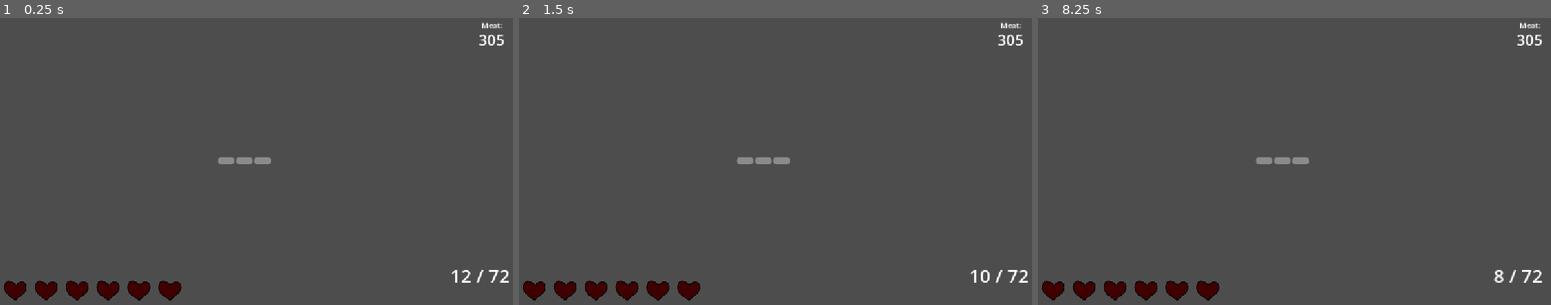
Above: before the commit, frames 1-3 (left to right).
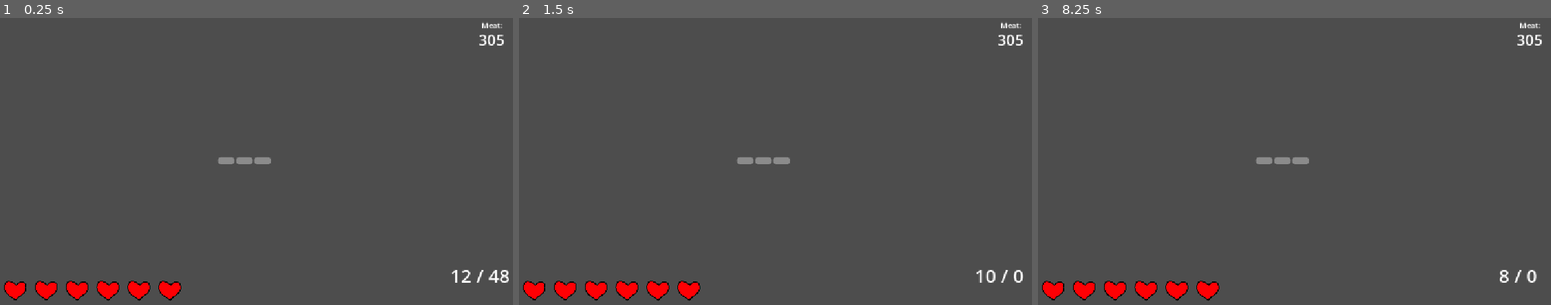
Above: after the commit, the same moments.

Repository: gmuGADIG/DEADSHOT
Game: Godot game, scene res://test_scenes/enemies/wilder_combat.tscn
The game is run twice, just before and just after one commit, with the same random seed, the same clock (stepped at 60 frames per second) and the same inputs. This scene is started directly instead of the project's main scene. The engine's default icon, where the game draws it, is replaced by a stand-in: a white triangle on a blue panel in a dark square. Sound files missing from this copy of the repository are replaced by a short silence.
Inputs (mouse positions are in pixels of both pictures, inside the frame that each line leads up to):
- Up to frame 1 (0.25 s): no input
- Up to frame 2 (1.5 s): tap Enter at 0.5 s; move the mouse to (898, 144) at 0.52 s; press the mouse at (898, 144) at 0.53 s; hold D (move_right) 0.53-1.28 s; tap Space (roll) at 1.25 s; move the mouse to (672, 175) at 1.27 s; release the mouse at (672, 175) at 1.28 s; hold S (move_down) from 1.28 s (still down); tap E (interact) at 1.35 s
- Up to frame 3 (8.25 s): tap Enter at 2, 3.5 s; move the mouse to (1356, 92) at 2.02 s; release S (move_down) at 2.03 s; hold D (move_right) 2.03-2.78 s; hold Shift (quick_purchase) 2.03-2.78 s; tap Space (roll) at 2.75, 2.85, 4.25, 6.6 s; move the mouse to (1273, 221) at 2.77 s; hold W (move_up) 2.78-3.53 s; move the mouse to (1463, 204) at 3.52 s; hold Right mouse button (whip) 3.53-4.28 s; hold A (move_left) 3.53-5.03 s; move the mouse to (1140, 115) at 4.27 s; click (1140, 115) at 4.35 s; move the mouse to (1330, 161) at 5.02 s; hold S (move_down) 5.03-5.78 s; hold E (interact) 5.03-5.78 s; move the mouse to (1217, 84) at 5.77 s; hold D (move_right) 5.78-6.53 s; tap Shift (quick_purchase) at 5.85 s; move the mouse to (1417, 144) at 6.52 s; hold W (move_up) 6.53-7.28 s; move the mouse to (1191, 175) at 7.27 s; hold D (move_right) 7.28-8.03 s; right-click (1191, 175) at 7.35 s; move the mouse to (1356, 92) at 8.02 s; press the mouse at (1356, 92) at 8.03 s; hold S (move_down) from 8.03 s (still down)

The runs differ from the first frame. In frame 1, 1.1% of the frame differs, in the area x 0-100%, y 87-98%; in frame 2, 1.3%; in frame 3, 1.3%.
Error before the commit: Cannot call method 'unproject_position' on a null value. (res://world/player/HUD/player_point.gd:6)
Error after the commit: Cannot call method 'project_ray_origin' on a null value. (res://world/player/reticle/reticle.gd:10)

Commit message:
Fixed starting hp bug by re-ordering HUD

Diff:
--- a/world/player/player.tscn
+++ b/world/player/player.tscn
@@ -31,8 +31,6 @@
 roll_curve = SubResource("Curve_2x47q")
 health_component = NodePath("HurtboxComponent/HealthComponent")
 whip = NodePath("Whip")
-
-[node name="Hud" parent="." instance=ExtResource("2_duds0")]
 
 [node name="CollisionShape3D" type="CollisionShape3D" parent="."]
 transform = Transform3D(1, 0, 0, 0, 1, 0, 0, 0, 1, 0, 0.94693, 0)
@@ -115,3 +113,5 @@
 light_energy = 0.2
 omni_range = 25.0
 omni_attenuation = 1.5
+
+[node name="Hud" parent="." instance=ExtResource("2_duds0")]
